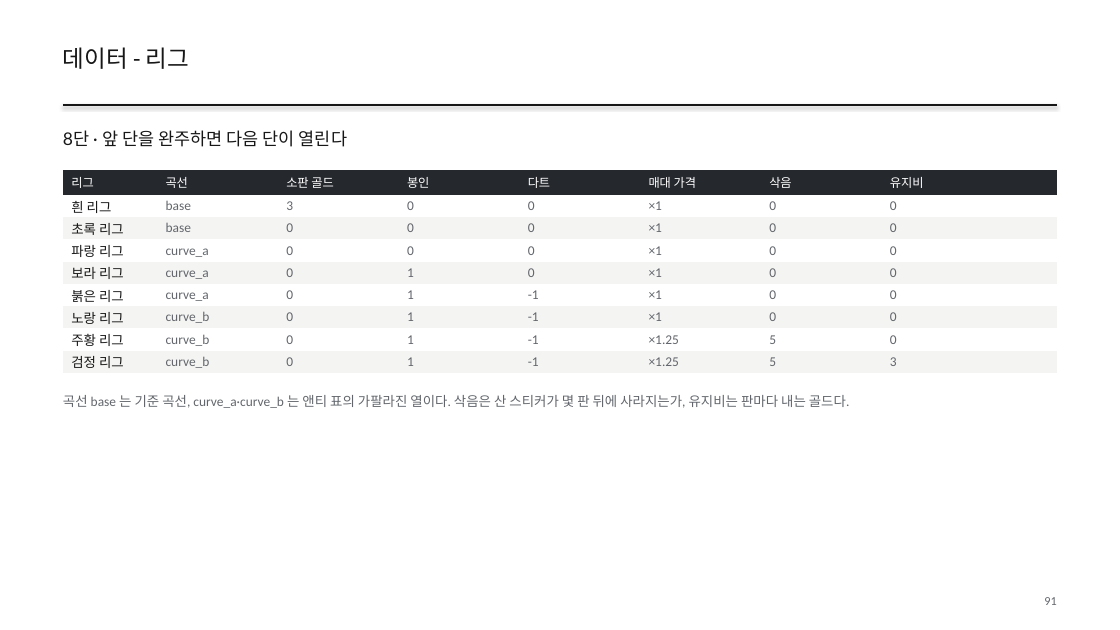
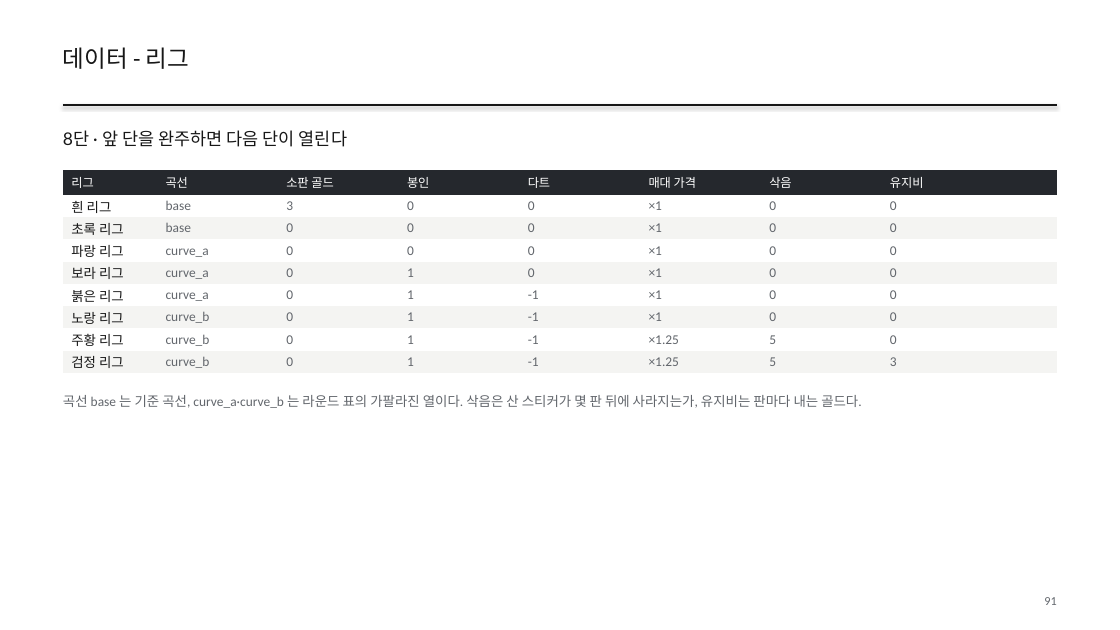
Before and after one commit to GGbong69/test-03, a slide deck: slide 91 of docs/HIGHTONE_기획서.pptx. Drawn at 1120x630 pixels with LibreOffice and Linux fonts; fonts in the diff are those of the drawing. Boxes give left, top, right and bottom in pixels: in the first picture for what was removed or moved away, otherwise in the second. Text is boxed around its words. In the diff, an @@ line names an element or a change of style, - is before the commit and + after.

```diff
--- a/docs/HIGHTONE_기획서.pptx
+++ b/docs/HIGHTONE_기획서.pptx
@@ text at <box>63,395,861,408</box>: text changed @@
-곡선 base 는 기준 곡선, curve_a·curve_b 는 앤티 표의 가팔라진 열이다. 삭음은 산 스티커가 몇 판 뒤에 사라지는가, 유지비는 판마다 내는 골드다.
+곡선 base 는 기준 곡선, curve_a·curve_b 는 라운드 표의 가팔라진 열이다. 삭음은 산 스티커가 몇 판 뒤에 사라지는가, 유지비는 판마다 내는 골드다.
```
Also in this commit, not shown: 37 other slides changed, 2 other files.
